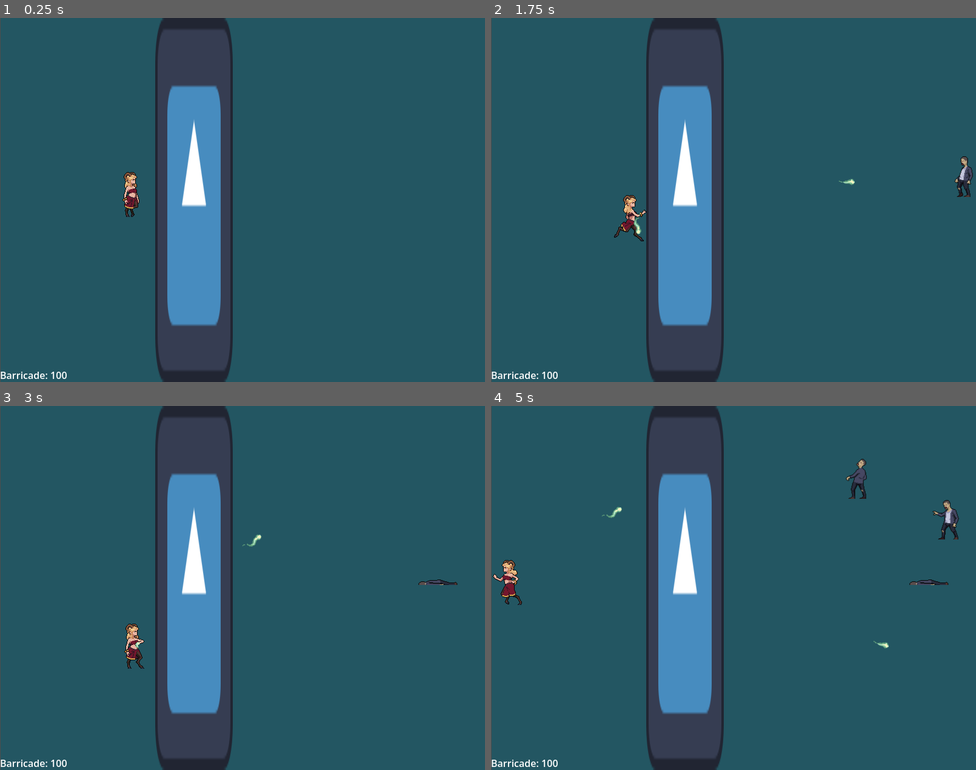
Above: before the commit, frames 1-4 (two rows, left to right).
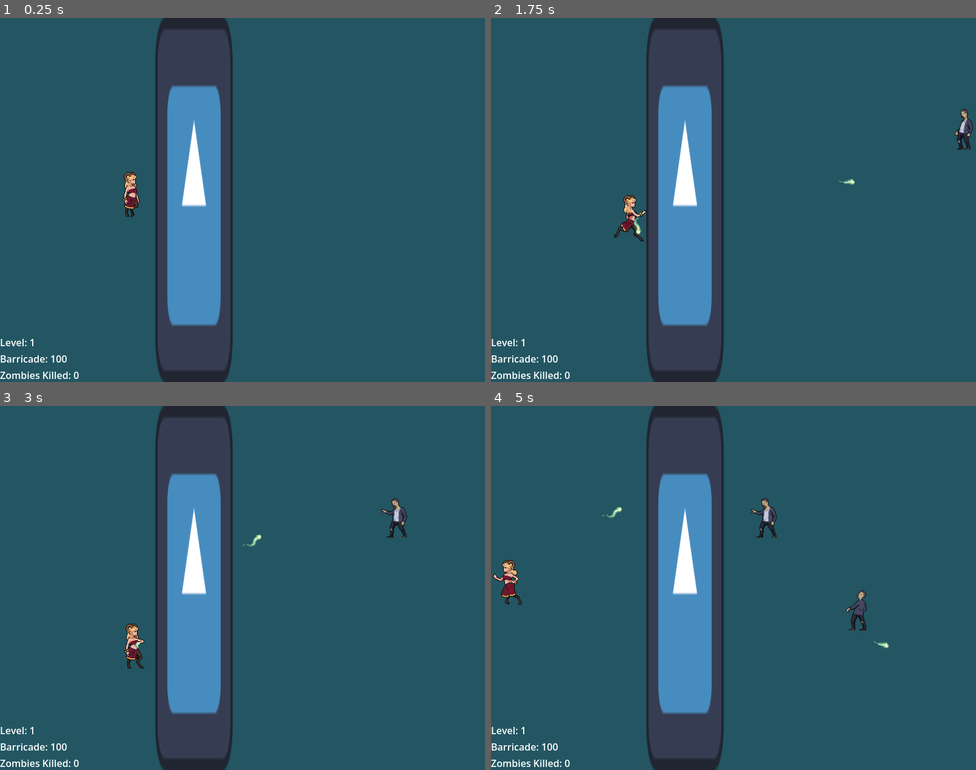
Above: after the commit, the same moments.

Repository: arko-poet/godot-games
Game: Godot game, scene res://combat.tscn
The game is run twice, just before and just after one commit, with the same random seed, the same clock (stepped at 60 frames per second) and the same inputs. Before the commit the project starts from res://main.tscn. The engine's default icon, where the game draws it, is replaced by a stand-in: a white triangle on a blue panel in a dark square.
Inputs (mouse positions are in pixels of both pictures, inside the frame that each line leads up to):
- Up to frame 1 (0.25 s): no input
- Up to frame 2 (1.75 s): move the mouse to (840, 181) at 0.52 s; hold D (move_right) 0.53-1.28 s; click (840, 181) at 0.6 s; move the mouse to (636, 218) at 1.27 s; hold S (move_down) from 1.28 s (still down); click (636, 218) at 1.35 s
- Up to frame 3 (3 s): move the mouse to (291, 507) at 2.02 s; release S (move_down) at 2.03 s; hold D (move_right) 2.03-2.78 s; click (291, 507) at 2.1 s; move the mouse to (218, 660) at 2.77 s; hold W (move_up) from 2.78 s (still down); click (218, 660) at 2.85 s
- Up to frame 4 (5 s): move the mouse to (879, 642) at 3.52 s; release W (move_up) at 3.53 s; hold A (move_left) from 3.53 s (still down); click (879, 642) at 3.6 s; move the mouse to (588, 533) at 4.27 s; click (588, 533) at 4.35 s

The runs differ from the first frame. In frame 1, 0.5% of the frame differs, in the area x 0-17%, y 0-100%; in frame 2, 1.0%; in frame 3, 0.9%; in frame 4, 1.6%, in the area x 0-97%, y 0-100%.

Commit message:
feat: restart combat on button press

Diff:
--- /dev/null
+++ b/last_stand/combat.gd
@@ -0,0 +1,31 @@
+extends Node
+
+const ZOMBIE_SCENE := preload("res://zombie.tscn")
+
+var spawned_zombies := 0
+
+
+# Called when the node enters the scene tree for the first time.
+func _ready() -> void:
+	var crosshair : Image = load("res://sprites/crosshair/crosshair.png").get_image()
+	crosshair.resize(24, 24)
+	Input.set_custom_mouse_cursor(crosshair)
+
+
+func _process(_delta) -> void:
+	var barricade_life := 0
+	if $Barricade:
+		barricade_life = $Barricade.health
+	$VBoxContainer/BarricadeLabel.text = "Barricade: %s" % barricade_life
+
+	$VBoxContainer/LevelLabel.text = "Level: %s" % Global.level
+	$VBoxContainer/ZombiesKilledLabel.text = "Zombies Killed: %s" % Global.zombies_killed
+
+func _on_zombie_spawner_timeout() -> void:
+	print(spawned_zombies)
+	if spawned_zombies < Global.MAX_ZOMBIES:
+		var zombie: Zombie = ZOMBIE_SCENE.instantiate()
+		$ZombieSpawnPath/ZombieSpawnLocation.progress_ratio = randf()
+		zombie.position = $ZombieSpawnPath/ZombieSpawnLocation.position
+		add_child(zombie)
+		spawned_zombies += 1
--- /dev/null
+++ b/last_stand/combat.tscn
@@ -0,0 +1,70 @@
+[gd_scene format=3 uid="uid://dn0r7723xc1p"]
+
+[ext_resource type="Script" uid="uid://btjiu8gsn1wmv" path="res://combat.gd" id="1_kx3u1"]
+[ext_resource type="PackedScene" uid="uid://vivbwy15jqep" path="res://barricade.tscn" id="2_ga4lu"]
+[ext_resource type="PackedScene" uid="uid://dd4l57rwjq1c" path="res://player.tscn" id="3_u30h6"]
+
+[sub_resource type="Curve2D" id="Curve2D_h2yge"]
+_data = {
+"points": PackedVector2Array(0, 0, 0, 0, 800, 0, 0, 0, 0, 0, 800, 600)
+}
+point_count = 2
+
+[node name="Combat" type="Node" unique_id=1312297838]
+script = ExtResource("1_kx3u1")
+
+[node name="Background" type="ColorRect" parent="." unique_id=1862806789]
+anchors_preset = 15
+anchor_right = 1.0
+anchor_bottom = 1.0
+grow_horizontal = 2
+grow_vertical = 2
+color = Color(0.13725491, 0.3372549, 0.38431373, 1)
+
+[node name="Barricade" parent="." unique_id=1010004601 instance=ExtResource("2_ga4lu")]
+position = Vector2(320, 64)
+
+[node name="Sprite" parent="Barricade" index="0" unique_id=1344042694]
+position = Vector2(0, 236)
+scale = Vector2(1, 4.6875)
+
+[node name="Collision" parent="Barricade" index="1" unique_id=1776921890]
+position = Vector2(0, 236)
+
+[node name="Player" parent="." unique_id=885266496 instance=ExtResource("3_u30h6")]
+position = Vector2(216, 264)
+
+[node name="ZombieTimer" type="Timer" parent="." unique_id=304221522]
+wait_time = 1.5
+autostart = true
+
+[node name="ZombieSpawnPath" type="Path2D" parent="." unique_id=56149562]
+curve = SubResource("Curve2D_h2yge")
+
+[node name="ZombieSpawnLocation" type="PathFollow2D" parent="ZombieSpawnPath" unique_id=1844207156]
+position = Vector2(800, 0)
+rotation = 1.5707964
+
+[node name="VBoxContainer" type="VBoxContainer" parent="." unique_id=587626036]
+anchors_preset = 2
+anchor_top = 1.0
+anchor_bottom = 1.0
+offset_top = -77.0
+offset_right = 135.0
+grow_vertical = 0
+
+[node name="LevelLabel" type="Label" parent="VBoxContainer" unique_id=290008588]
+layout_mode = 2
+text = "Level: 1"
+
+[node name="BarricadeLabel" type="Label" parent="VBoxContainer" unique_id=521777446]
+layout_mode = 2
+text = "Barricade: 100"
+
+[node name="ZombiesKilledLabel" type="Label" parent="VBoxContainer" unique_id=1901526833]
+layout_mode = 2
+text = "Zombies Killed : 0"
+
+[connection signal="timeout" from="ZombieTimer" to="." method="_on_zombie_spawner_timeout"]
+
+[editable path="Barricade"]
--- /dev/null
+++ b/last_stand/global.gd
@@ -0,0 +1,7 @@
+extends Node
+
+
+const MAX_ZOMBIES := 2
+
+var level := 1
+var zombies_killed := 0
--- a/last_stand/main.gd
+++ b/last_stand/main.gd
@@ -1,25 +1,17 @@
 extends Node
 
 
-const ZOMBIE_SCENE := preload("res://zombie.tscn")
+func _ready() -> void:
+	$UpgradeScreen.hide()
+
+# Called every frame. 'delta' is the elapsed time since the previous frame.
+func _process(_delta: float) -> void:
+	if Global.zombies_killed == Global.MAX_ZOMBIES:
+		$Combat.free()
+		$UpgradeScreen.show()
+		Global.zombies_killed = 0
 
 
-# Called when the node enters the scene tree for the first time.
-func _ready() -> void:
-	var crosshair : Image = load("res://sprites/crosshair/crosshair.png").get_image()
-	crosshair.resize(24, 24)
-	Input.set_custom_mouse_cursor(crosshair)
-
-
-func _process(delta) -> void:
-	var barricade_life := 0
-	if $Barricade:
-		barricade_life = $Barricade.health
-	$BarricadeLabel.text = "Barricade: %s" % barricade_life
-
-func _on_zombie_spawner_timeout() -> void:
-	var zombie: Zombie = ZOMBIE_SCENE.instantiate()
-	$ZombieSpawnPath/ZombieSpawnLocation.progress_ratio = randf()
-	zombie.position = $ZombieSpawnPath/ZombieSpawnLocation.position
-
-	add_child(zombie)
+func _on_upgrade_screen_next_level() -> void:
+	$UpgradeScreen.hide()
+	add_child(load("res://combat.tscn").instantiate())
--- a/last_stand/main.tscn
+++ b/last_stand/main.tscn
@@ -1,61 +1,14 @@
-[gd_scene format=3 uid="uid://dn0r7723xc1p"]
+[gd_scene format=3 uid="uid://cwcqgxdqohc5s"]
 
-[ext_resource type="Script" uid="uid://btjiu8gsn1wmv" path="res://main.gd" id="1_0xm2m"]
-[ext_resource type="PackedScene" uid="uid://vivbwy15jqep" path="res://barricade.tscn" id="2_1bvp3"]
-[ext_resource type="PackedScene" uid="uid://dd4l57rwjq1c" path="res://player.tscn" id="2_h2yge"]
+[ext_resource type="Script" uid="uid://c4yflk0621g7" path="res://main.gd" id="1_0xm2m"]
+[ext_resource type="PackedScene" uid="uid://cpwk7hp3gegy2" path="res://upgrade_screen.tscn" id="2_h2yge"]
+[ext_resource type="PackedScene" uid="uid://dn0r7723xc1p" path="res://combat.tscn" id="3_1bvp3"]
 
-[sub_resource type="Curve2D" id="Curve2D_h2yge"]
-_data = {
-"points": PackedVector2Array(0, 0, 0, 0, 800, 0, 0, 0, 0, 0, 800, 600)
-}
-point_count = 2
-
-[node name="Main" type="Node" unique_id=690354364]
+[node name="Main" type="Node" unique_id=1219308454]
 script = ExtResource("1_0xm2m")
 
-[node name="Background" type="ColorRect" parent="." unique_id=1862806789]
-anchors_preset = 15
-anchor_right = 1.0
-anchor_bottom = 1.0
-offset_left = 1.0
-offset_right = 1.0
-grow_horizontal = 2
-grow_vertical = 2
-color = Color(0.13725491, 0.3372549, 0.38431373, 1)
+[node name="UpgradeScreen" parent="." unique_id=1731244684 instance=ExtResource("2_h2yge")]
 
-[node name="Barricade" parent="." unique_id=1010004601 instance=ExtResource("2_1bvp3")]
-position = Vector2(320, 64)
+[node name="Combat" parent="." unique_id=690354364 instance=ExtResource("3_1bvp3")]
 
-[node name="Sprite" parent="Barricade" index="0" unique_id=1344042694]
-position = Vector2(0, 236)
-scale = Vector2(1, 4.6875)
-
-[node name="Collision" parent="Barricade" index="1" unique_id=1776921890]
-position = Vector2(0, 236)
-
-[node name="Player" parent="." unique_id=885266496 instance=ExtResource("2_h2yge")]
-position = Vector2(216, 264)
-
-[node name="ZombieTimer" type="Timer" parent="." unique_id=304221522]
-wait_time = 1.5
-autostart = true
-
-[node name="ZombieSpawnPath" type="Path2D" parent="." unique_id=56149562]
-curve = SubResource("Curve2D_h2yge")
-
-[node name="ZombieSpawnLocation" type="PathFollow2D" parent="ZombieSpawnPath" unique_id=1844207156]
-position = Vector2(800, 0)
-rotation = 1.5707964
-
-[node name="BarricadeLabel" type="Label" parent="." unique_id=521777446]
-anchors_preset = 2
-anchor_top = 1.0
-anchor_bottom = 1.0
-offset_top = -23.0
-offset_right = 101.0
-grow_vertical = 0
-text = "Barricade: 100"
-
-[connection signal="timeout" from="ZombieTimer" to="." method="_on_zombie_spawner_timeout"]
-
-[editable path="Barricade"]
+[connection signal="next_level" from="UpgradeScreen" to="." method="_on_upgrade_screen_next_level"]
--- a/last_stand/project.godot
+++ b/last_stand/project.godot
@@ -14,6 +14,10 @@
 run/main_scene="uid://dn0r7723xc1p"
 config/features=PackedStringArray("4.6", "Forward Plus")
 config/icon="uid://c6ls8t8oivk73"
+
+[autoload]
+
+Global="*uid://dl6s53v6raccy"
 
 [display]
 
--- /dev/null
+++ b/last_stand/upgrade_screen.gd
@@ -0,0 +1,8 @@
+extends Control
+
+
+signal next_level
+
+
+func _on_next_level_pressed() -> void:
+	next_level.emit()
--- a/last_stand/upgrade_screen.tscn
+++ b/last_stand/upgrade_screen.tscn
@@ -1,4 +1,6 @@
 [gd_scene format=3 uid="uid://cpwk7hp3gegy2"]
+
+[ext_resource type="Script" uid="uid://dwg78liwn4peh" path="res://upgrade_screen.gd" id="1_adbc8"]
 
 [node name="UpgradeScreen" type="Control" unique_id=1731244684]
 layout_mode = 3
@@ -7,6 +9,7 @@
 anchor_bottom = 1.0
 grow_horizontal = 2
 grow_vertical = 2
+script = ExtResource("1_adbc8")
 
 [node name="ColorRect" type="ColorRect" parent="." unique_id=1953594450]
 layout_mode = 0
@@ -104,3 +107,5 @@
 size_flags_vertical = 1
 rounded = true
 fill_mode = 3
+
+[connection signal="pressed" from="MarginContainer/NextLevel" to="." method="_on_next_level_pressed"]
--- a/last_stand/zombie.gd
+++ b/last_stand/zombie.gd
@@ -30,3 +30,4 @@
 	$Sprite.animation = "die"
 	$Collision.queue_free()
 	set_physics_process(false)
+	Global.zombies_killed += 1
Not shown, added: last_stand/combat.gd.uid
Not shown, added: last_stand/global.gd.uid
Not shown, changed: last_stand/main.gd.uid
Not shown, added: last_stand/upgrade_screen.gd.uid
